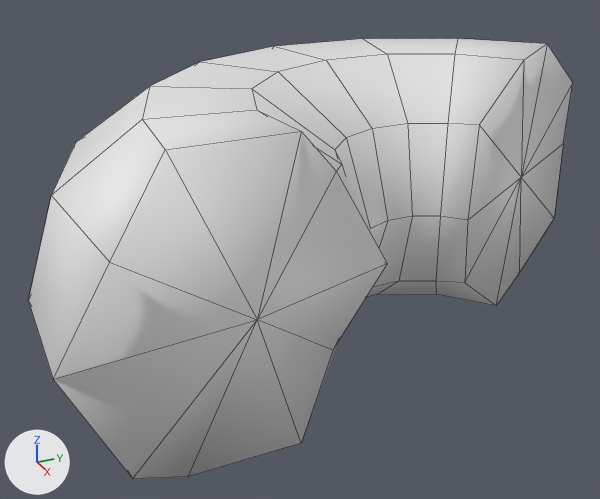
The FBX model RenegadeHomeTour/Assets/_Design/Models/Donuts/donut_2bite.fbx: old version first, new version second.
Camera for both pictures: a camera (50 mm lens) standing at (0.0875, -0.0273, 0.0872) and looking at (-0.0372, 0.0289, 0.0248). Lighting does not change. The marker at lower left points along +X, +Y and +Z. Mesh edges are drawn as thin lines. Where no turn or scale is listed for an object, it has been applied to the vertices.

Script lines for the objects in view, before the commit:
```python
me_torus_002 = bpy.data.meshes.new('Torus.002')
me_torus_002.from_pydata(...)  # 82 vertices, 90 faces; spans x -0.0615..0.0179, y -0.0626..0.0545, z -0.0244..0.0244
ob_torus_000 = bpy.data.objects.new('Torus.000', me_torus_002)
ob_torus_000.location = (-0.0151, 0.0429, 0.0325)
```
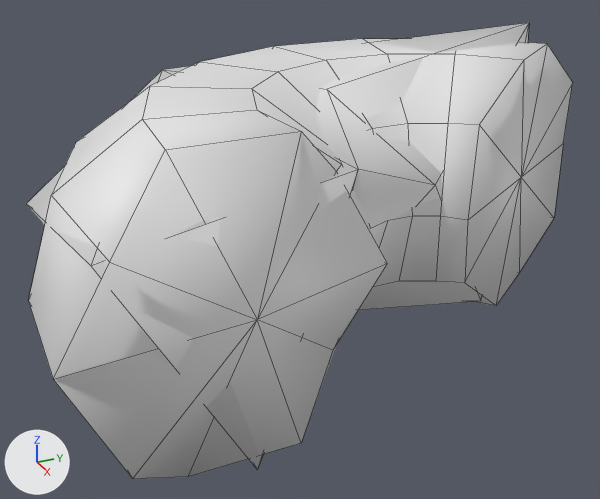
Where the change shows, as pixel boxes [x1, y1, x2, y2] in the pictures (600 x 499 px):
'donut_scrap_LOD1', added: after [27, 23, 529, 469]

The change, as a list of edits to the scene's bpy script:
```text
Add me_torus_004:
    me_torus_004.from_pydata([(-0.0101, 0.0058, 0.0056), (-0.0129, 0.0201, -0.0213), (-0.0309, 0.039, 0.0274), (-0.0423, 0.0504, -0.0125), (-0.0521, -0.0292, 0.0201), (-0.0221, -0.0596, 0.0085), (-0.0214, -0.0095, 0.0212), (-0.0213, -0.0099, -0.0212), (-0.0439, -0.0361, -0.0245), (0.0174, -0.0572, 0.0148), (0.0003, -0.0147, 0.0147), (0.0096, -0.0353, -0.0265)], [], [(2, 0, 1), (5, 8, 11, 9), (0, 7, 1), (8, 4, 3), (6, 10, 0), (0, 10, 7), (10, 11, 7), (3, 2, 1), (11, 10, 9), (3, 1, 8), (0, 2, 6), (1, 7, 8), (3, 4, 2), (2, 4, 6), (4, 8, 5), (6, 4, 10), (7, 11, 8), (4, 5, 9), (4, 9, 10)])
Add ob_donut_scrap_lod1:
    ob_donut_scrap_lod1 = bpy.data.objects.new('donut_scrap_LOD1', me_torus_004)
    ob_donut_scrap_lod1.location = (-0.0151, 0.0429, 0.0325)
```
